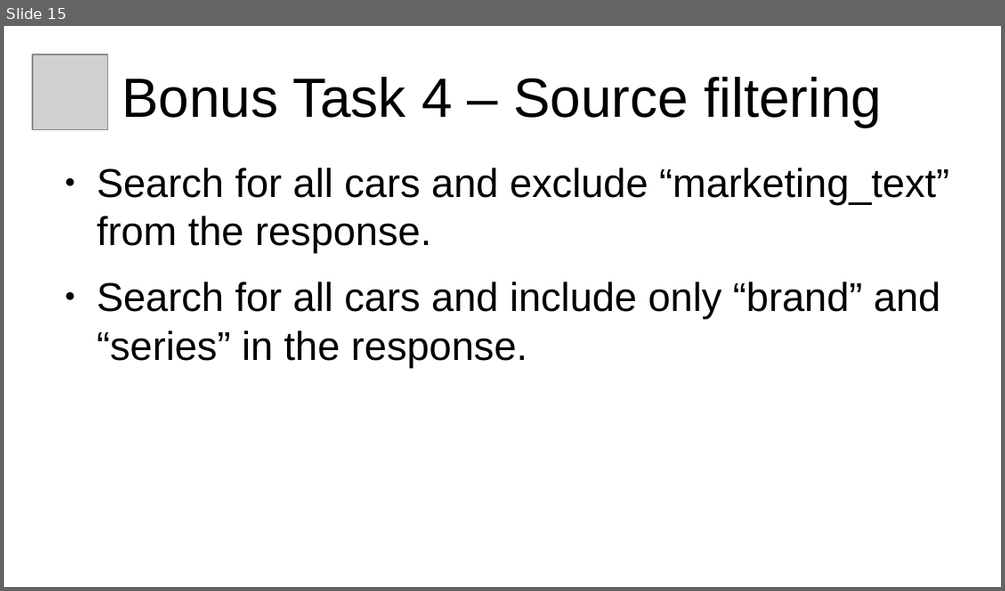
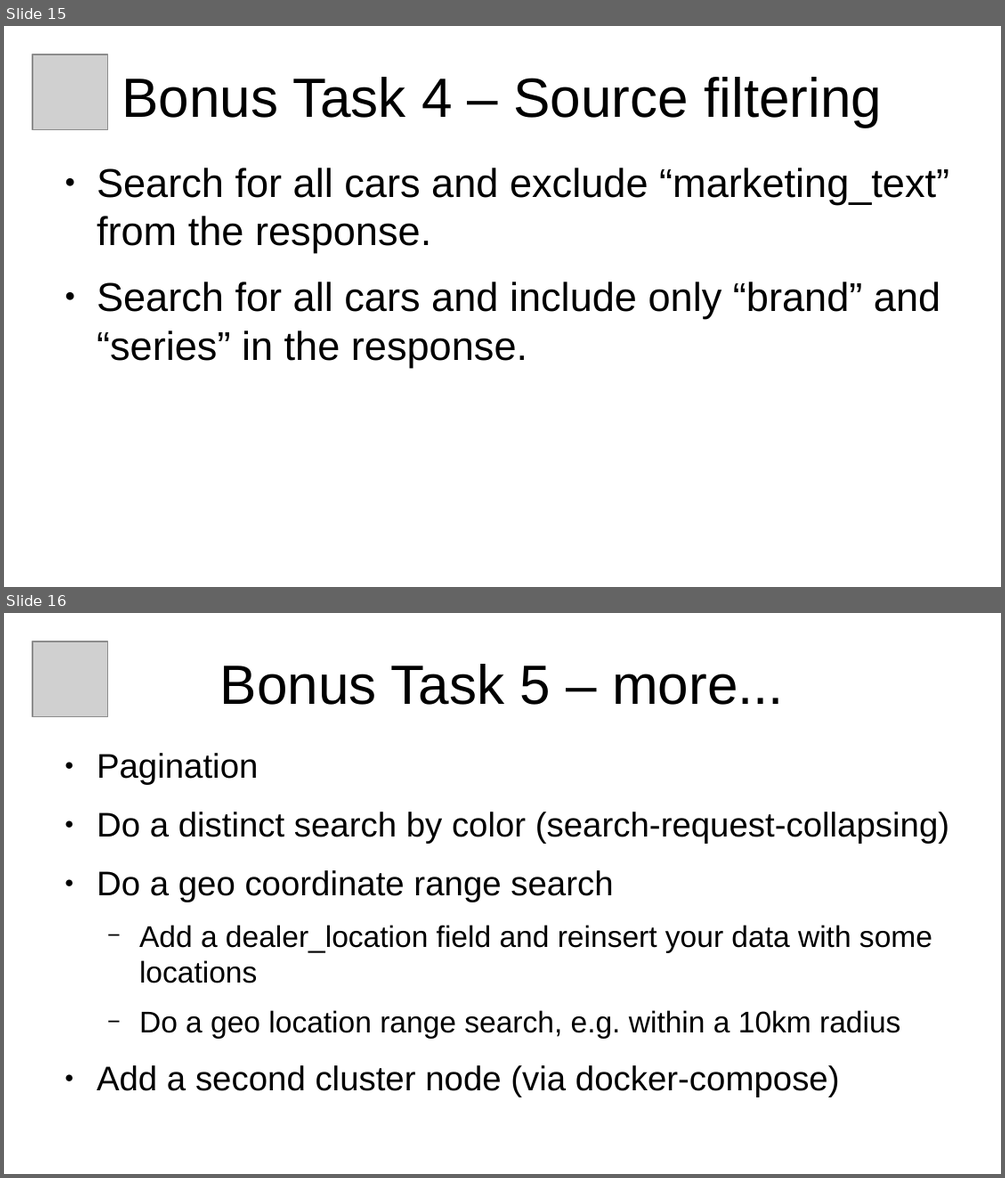
Before and after one commit to xtermi2/elasticsearch_training, a slide deck: elasticsearch_101_v2.odp. Shown one above the other, each under a label of ours: slide 15 before the commit, slides 15 and 16 after it. The pictures are 1005x591 and 1005x1178 pixels, drawn with LibreOffice and Linux fonts; fonts in the diff are those of the drawing; grey boxes stand for pictures. Boxes give left, top, right and bottom in pixels: in the first picture for what was removed or moved away, otherwise in the second. Text is boxed around its words. In the diff, an @@ line names an element or a change of style, - is before the commit and + after.

Commit message:
more bonus ...

```diff
--- a/elasticsearch_101_v2.odp
+++ b/elasticsearch_101_v2.odp
@@ slide 16 added at bbox=[4, 613, 1001, 1174], background #FFFFFF @@
@@ picture added at bbox=[32, 641, 107, 716] @@
@@ title added at bbox=[220, 664, 784, 705], 44 pt, text #000000 @@
+Bonus Task 5 – more...
@@ text added at bbox=[97, 753, 949, 1097], 27.2 pt, text #000000 @@
+● Pagination
+● Do a distinct search by color (search-request-collapsing)
+● Do a geo coordinate range search
+  − Add a dealer_location field and reinsert your data with some locations
+  − Do a geo location range search, e.g. within a 10km radius
+● Add a second cluster node (via docker-compose)
```
Also in this commit, not shown: 1 other file.
